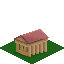
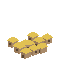
Comparing the layer stacks of the two (64, 64) images. Changes:
hid "Temple" over [left=14, top=29, right=49, bottom=59]
showed "Layer 2" over [left=14, top=43, right=40, bottom=59]
showed "Layer 3" over [left=36, top=43, right=48, bottom=54]
showed "Layer 4" over [left=18, top=40, right=35, bottom=52]
added layer "Layer 2 copy" in group "Houses" over [left=27, top=32, right=53, bottom=48]
showed "small_house_Roof copy 2" over [left=7, top=37, right=32, bottom=53]
hid "Surface_Grass" over [left=0, top=32, right=64, bottom=64]
